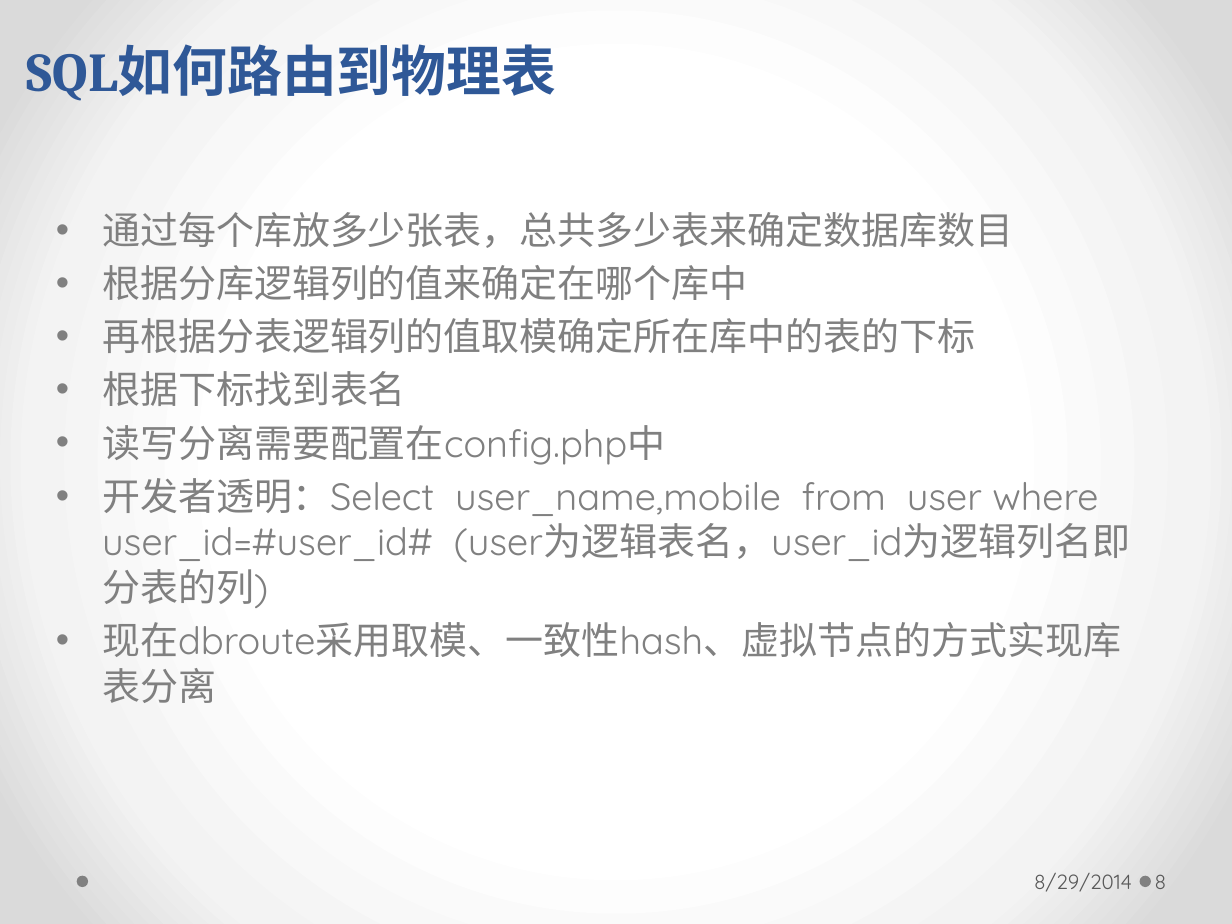
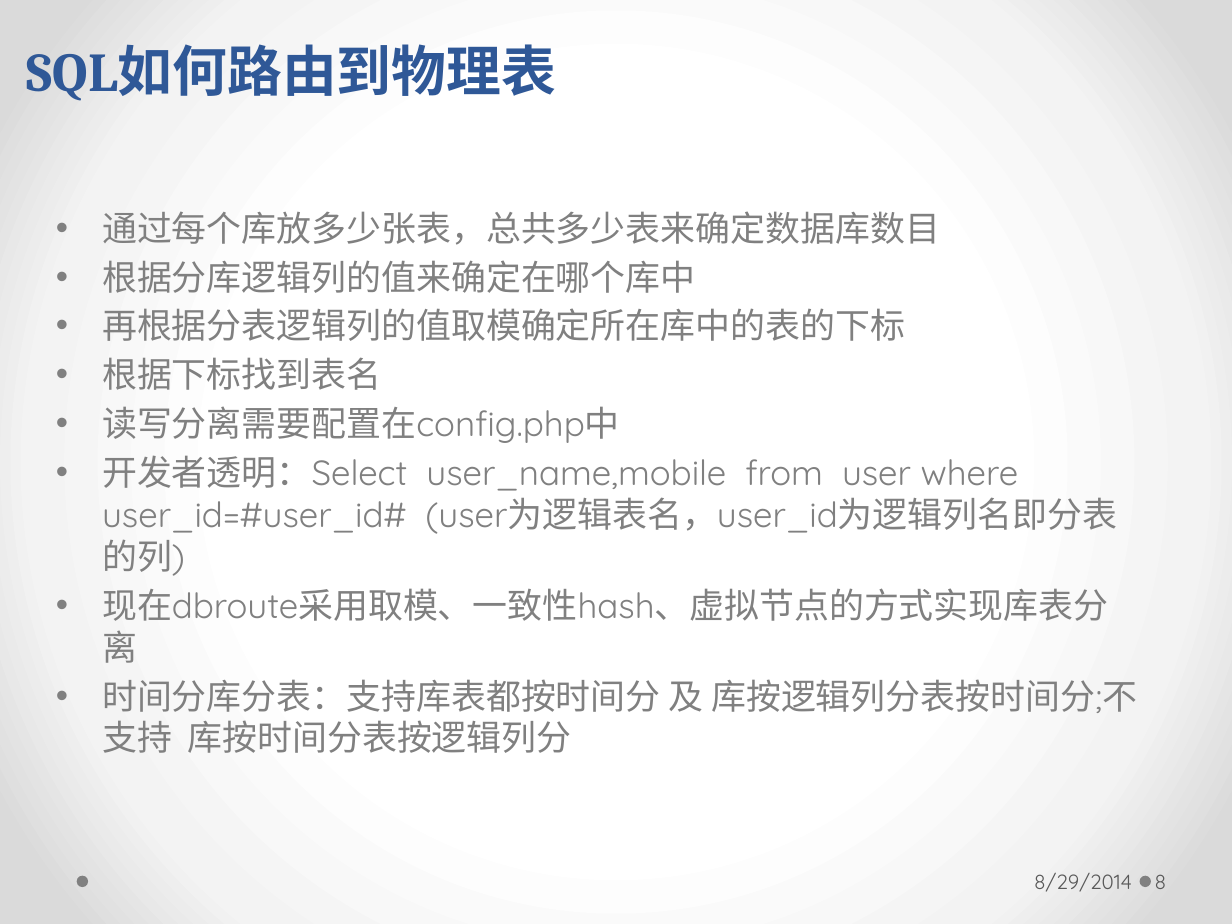
Before and after one commit to longhaisheng/dbroute, a slide deck: slide 8 of dbroute.pptx. Drawn at 1232x924 pixels with LibreOffice and Linux fonts; fonts in the diff are those of the drawing. Boxes give left, top, right and bottom in pixels: in the first picture for what was removed or moved away, otherwise in the second. Text is boxed around its words. In the diff, an @@ line names an element or a change of style, - is before the commit and + after.

```diff
--- a/dbroute.pptx
+++ b/dbroute.pptx
@@ text at box(102, 211, 1117, 663): size 22.2 to 20.4 pt in "通过每个库放多少张表，总共多少表来确定数据库数目", "根据分库逻辑列的值来确定在哪个库中", "再根据分表逻辑列的值取模确定所在库中的表的下标", "根据下标找到表名" and 3 more places @@
@@ text at box(102, 679, 1137, 753): paragraph added @@
+• 时间分库分表：支持库表都按时间分 及 库按逻辑列分表按时间分;不支持 库按时间分表按逻辑列分
```
Also in this commit, not shown: 28 other slides changed.
